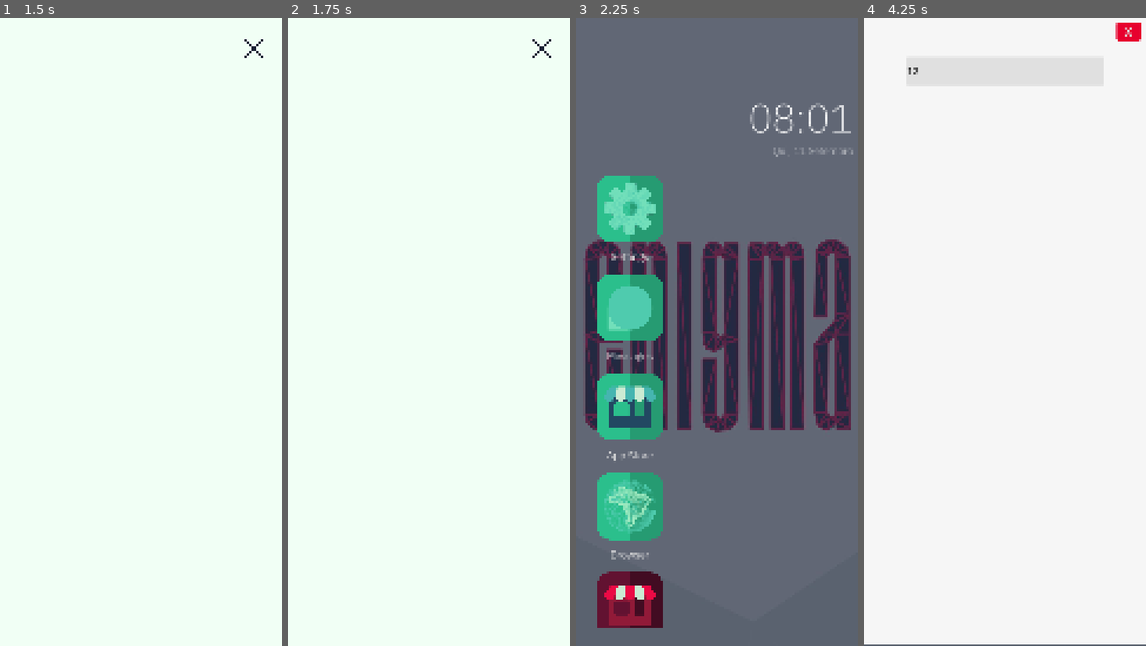
Above: before the commit, frames 1-4 (left to right).
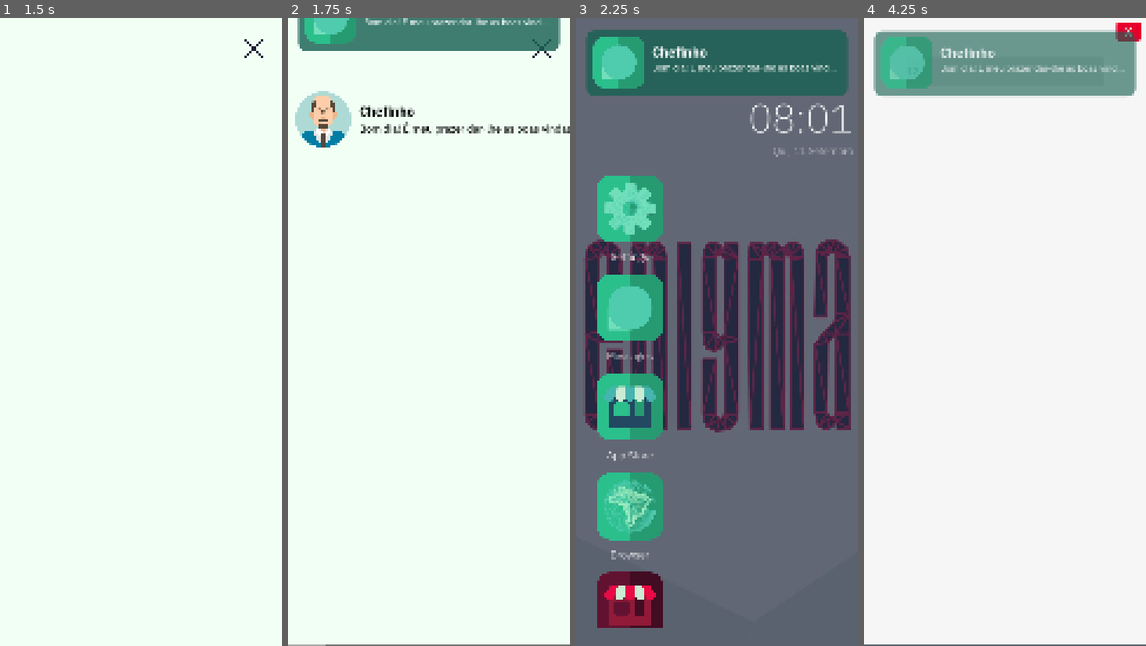
Above: after the commit, the same moments.

Repository: StudioENIGMA/ProjectENIGMA
Game: Godot game, scene res://scenes/main.tscn
Two runs of this game, one before a commit and one after it. Both use one fixed random seed, a clock stepped at 60 frames per second and the inputs below. The engine's default icon, where the game draws it, is replaced by a stand-in: a white triangle on a blue panel in a dark square.
Inputs (mouse positions are in pixels of both pictures, inside the frame that each line leads up to):
- Up to frame 1 (1.5 s): click "NEW GAME" at 0.5 s; click "Messages" at 1.25 s
- Up to frame 2 (1.75 s): no input
- Up to frame 3 (2.25 s): click (835, 49) at 2 s
- Up to frame 4 (4.25 s): click "App Store" at 2.75 s; click (1005, 68) at 3.52 s; type "12" at 3.6 s

Frame 1 is identical in both runs. In frame 2, 7.3% of the frame differs, in the area x 0-100%, y 0-100%; in frame 3, 9.7%; in frame 4, 9.7%, in the area x 3-97%, y 1-13%.
Error before the commit: Invalid access to property or key 'pressed' on a base object of type 'null instance'. (res://scripts/messages_app.gd:17)

Commit message:
[0.3.0] FEAT :: ANSWERS, NEXT MESSAGES, SYNCHRONIZATION
Modified code to support answers and next messages properly.

Body:
(+) Added proper message management to control.gd, with queues for messages, answers and next messages on hold.
(+) Organized message_instance.gd to better support answers and next messages.
(+) Introduced priority sorting, id management for all messages.

from: [0.2.0]

Diff:
--- a/data/message.tres
+++ /dev/null
@@ -1,15 +0,0 @@
-[gd_resource type="Resource" script_class="Message" load_steps=2 format=3 uid="uid://b0l2ori7kvj88"]
-
-[ext_resource type="Script" uid="uid://yb7fi4umfvih" path="res://scripts/control/message.gd" id="1_l2g4m"]
-
-[resource]
-script = ExtResource("1_l2g4m")
-day = 0
-priority = -1
-task_type = "daily"
-sender = "Chefinho"
-text = "Bom dia! É meu prazer dar-lhe as boas vindas ao nosso programa de Estágio. Enquanto você estiver trabalhando para a [Corporação ENIGMA ltda.], você terá acesso ao nosso telefone empresarial (este mesmo que você está usando agora!). Durante os próximos [nº_dias] dias eu lhe supervisionarei durante seu período probatório. Você deverá realizar diversas atividades para nossos setores, então aproveite para se familiarizar com nossa plataforma de mensagens."
-conditions = {
-"browser": true,
-"settings": true
-}
--- /dev/null
+++ b/data/messages/message.tres
@@ -0,0 +1,28 @@
+[gd_resource type="Resource" script_class="Message" load_steps=6 format=3 uid="uid://b0l2ori7kvj88"]
+
+[ext_resource type="Resource" uid="uid://tfir2xgrws4s" path="res://data/messages/test_answer_res.tres" id="1_yjeo1"]
+[ext_resource type="Resource" uid="uid://q6st0y7npdgw" path="res://data/messages/test_answer_res2.tres" id="2_v2emt"]
+[ext_resource type="Resource" uid="uid://dr6px060jqkgm" path="res://data/messages/test_answer_res3.tres" id="3_3p2ah"]
+[ext_resource type="Script" uid="uid://yb7fi4umfvih" path="res://scripts/control/message.gd" id="4_pep2v"]
+[ext_resource type="Resource" uid="uid://dxhqei7c0jwc3" path="res://data/messages/message2.tres" id="4_v2emt"]
+
+[resource]
+script = ExtResource("4_pep2v")
+day = 0
+id = 0
+priority = -100
+is_answer = false
+is_next = false
+task_type = "daily"
+sender = "Chefinho"
+text = "Bom dia! É meu prazer dar-lhe as boas vindas ao nosso programa de Estágio. Enquanto você estiver trabalhando para a [Corporação ENIGMA ltda.], você terá acesso ao nosso telefone empresarial (este mesmo que você está usando agora!). Durante os próximos [nº_dias] dias eu lhe supervisionarei durante seu período probatório. Você deverá realizar diversas atividades para nossos setores, então aproveite para se familiarizar com nossa plataforma de mensagens."
+conditions = Dictionary[String, bool]({
+"browser": true,
+"settings": true
+})
+answers = Dictionary[Resource, int]({
+ExtResource("1_yjeo1"): 0,
+ExtResource("2_v2emt"): 0,
+ExtResource("3_3p2ah"): 0
+})
+next_message = ExtResource("4_v2emt")
--- /dev/null
+++ b/data/messages/message2.tres
@@ -0,0 +1,26 @@
+[gd_resource type="Resource" script_class="Message" load_steps=5 format=3 uid="uid://dxhqei7c0jwc3"]
+
+[ext_resource type="Resource" uid="uid://tfir2xgrws4s" path="res://data/messages/test_answer_res.tres" id="1_57grr"]
+[ext_resource type="Resource" uid="uid://q6st0y7npdgw" path="res://data/messages/test_answer_res2.tres" id="2_na43i"]
+[ext_resource type="Resource" uid="uid://dr6px060jqkgm" path="res://data/messages/test_answer_res3.tres" id="3_qthe7"]
+[ext_resource type="Script" uid="uid://yb7fi4umfvih" path="res://scripts/control/message.gd" id="4_ihm1t"]
+
+[resource]
+script = ExtResource("4_ihm1t")
+day = 0
+id = 0
+priority = 0
+is_answer = false
+is_next = true
+task_type = "daily"
+sender = "Chefinho"
+text = "Mesangem 22222222222222222 akshfkasgfkasgkfhasgkfaskf"
+conditions = Dictionary[String, bool]({
+"browser": true,
+"settings": true
+})
+answers = Dictionary[Resource, int]({
+ExtResource("1_57grr"): 0,
+ExtResource("2_na43i"): 0,
+ExtResource("3_qthe7"): 0
+})
--- /dev/null
+++ b/data/messages/message3.tres
@@ -0,0 +1,16 @@
+[gd_resource type="Resource" script_class="Message" load_steps=2 format=3 uid="uid://7bgxgjil5vf7"]
+
+[ext_resource type="Script" uid="uid://yb7fi4umfvih" path="res://scripts/control/message.gd" id="4_ppjpa"]
+
+[resource]
+script = ExtResource("4_ppjpa")
+day = 0
+id = 0
+priority = 0
+is_answer = false
+is_next = true
+task_type = "daily"
+sender = "Chefinho"
+text = "resposta da resposta"
+conditions = Dictionary[String, bool]({})
+answers = Dictionary[Resource, int]({})
--- /dev/null
+++ b/data/messages/test_answer_res.tres
@@ -0,0 +1,15 @@
+[gd_resource type="Resource" script_class="Message" load_steps=2 format=3 uid="uid://tfir2xgrws4s"]
+
+[ext_resource type="Script" uid="uid://yb7fi4umfvih" path="res://scripts/control/message.gd" id="1_vno6r"]
+
+[resource]
+script = ExtResource("1_vno6r")
+day = 0
+id = 0
+priority = -1
+is_answer = true
+task_type = "daily"
+sender = "Chefinho"
+text = "Test Answer"
+conditions = Dictionary[String, bool]({})
+answers = Dictionary[Resource, int]({})
--- /dev/null
+++ b/data/messages/test_answer_res2.tres
@@ -0,0 +1,15 @@
+[gd_resource type="Resource" script_class="Message" load_steps=2 format=3 uid="uid://q6st0y7npdgw"]
+
+[ext_resource type="Script" uid="uid://yb7fi4umfvih" path="res://scripts/control/message.gd" id="1_te6n2"]
+
+[resource]
+script = ExtResource("1_te6n2")
+day = 0
+id = 0
+priority = -1
+is_answer = true
+task_type = "daily"
+sender = "Chefinho"
+text = "Second Test Answer"
+conditions = Dictionary[String, bool]({})
+answers = Dictionary[Resource, int]({})
--- /dev/null
+++ b/data/messages/test_answer_res3.tres
@@ -0,0 +1,18 @@
+[gd_resource type="Resource" script_class="Message" load_steps=3 format=3 uid="uid://dr6px060jqkgm"]
+
+[ext_resource type="Resource" uid="uid://7bgxgjil5vf7" path="res://data/messages/message3.tres" id="1_c0fkq"]
+[ext_resource type="Script" uid="uid://yb7fi4umfvih" path="res://scripts/control/message.gd" id="1_kh4ht"]
+
+[resource]
+script = ExtResource("1_kh4ht")
+day = 0
+id = 0
+priority = -1
+is_answer = true
+is_next = false
+task_type = "daily"
+sender = "Chefinho"
+text = "The ultimate mega ultra super hiper test answer"
+conditions = Dictionary[String, bool]({})
+answers = Dictionary[Resource, int]({})
+next_message = ExtResource("1_c0fkq")
--- a/scenes/game_screen.tscn
+++ b/scenes/game_screen.tscn
@@ -1,10 +1,11 @@
-[gd_scene load_steps=19 format=3 uid="uid://t733xktji2q8"]
+[gd_scene load_steps=21 format=3 uid="uid://t733xktji2q8"]
 
 [ext_resource type="Texture2D" uid="uid://dbmhpb8fx6ss2" path="res://assets/background.jpeg" id="1_3a7ej"]
 [ext_resource type="AudioStream" uid="uid://c1kcm17tyunq0" path="res://assets/sounds/ost/[OLD]enigma_bg_ost_r1_2025-06-16.wav" id="2_bd51b"]
 [ext_resource type="Script" uid="uid://c1phcbtnjj5tm" path="res://scripts/control.gd" id="3_oknyi"]
 [ext_resource type="PackedScene" uid="uid://5qfjsihyrf6e" path="res://scenes/messages_app.tscn" id="4_7em7s"]
-[ext_resource type="Resource" uid="uid://b0l2ori7kvj88" path="res://data/message.tres" id="4_oknyi"]
+[ext_resource type="Resource" uid="uid://b0l2ori7kvj88" path="res://data/messages/message.tres" id="4_oknyi"]
+[ext_resource type="Script" uid="uid://yb7fi4umfvih" path="res://scripts/control/message.gd" id="4_x5x4e"]
 [ext_resource type="PackedScene" uid="uid://c2pee1p02e7tm" path="res://scenes/both_shops.tscn" id="5_x5x4e"]
 [ext_resource type="Theme" uid="uid://dumg8l48etp41" path="res://assets/themes/test_theme.tres" id="6_h0j4g"]
 [ext_resource type="Texture2D" uid="uid://clmd7chum00ms" path="res://assets/icons/settings.png" id="7_87fqc"]
@@ -39,7 +40,7 @@
 offset_bottom = 40.0
 mouse_filter = 2
 script = ExtResource("3_oknyi")
-messages = Array[Resource]([ExtResource("4_oknyi")])
+messages = Array[ExtResource("4_x5x4e")]([ExtResource("4_oknyi")])
 message_holder = NodePath("MessageHolder")
 settings_instance = NodePath("ScrollContainer/VBoxContainer/SettingsButton")
 browser_instance = NodePath("ScrollContainer/VBoxContainer/BrowserButton")
@@ -58,6 +59,7 @@
 
 [node name="fake_shop_app" parent="Control/Apps" instance=ExtResource("5_x5x4e")]
 visible = false
+is_fake = true
 
 [node name="ScrollContainer" type="ScrollContainer" parent="Control"]
 layout_mode = 0
--- a/scenes/messages_chat.tscn
+++ b/scenes/messages_chat.tscn
@@ -40,5 +40,4 @@
 theme_override_fonts/font = ExtResource("2_s3mx7")
 theme_override_font_sizes/font_size = 60
 theme_override_styles/normal = SubResource("StyleBoxFlat_qqu0a")
-icon = ExtResource("2_ipib6")
 flat = true
--- a/scripts/control.gd
+++ b/scripts/control.gd
@@ -1,6 +1,8 @@
 extends Control
 
-@export var messages : Array[Resource] = []
+class_name Controller
+
+@export var messages : Array[Message] = []
 @export var message_holder : Node
 
 @export var settings_instance : Node
@@ -8,55 +10,85 @@
 @export var mail_instance : Node
 @export var fake_store_instance : Node
 
+var messages_to_instance : Array[Message] = []
+var answers_to_instance : Array[Message] = []
+var messages_waiting_answers : Dictionary[Message, Array] = {}
+
+var message_delay_timer : Timer
+
 func day_zero() -> void:
 	pass
 
 # Called when the node enters the scene tree for the first time.
 func _ready() -> void:
+	EventBus.message_answered.connect(process_waiting_messages)
 
 	var timer =	$"../Timer"
+	timer.wait_time = GameData.data.max_game_time
 	timer.start()
+
+	message_delay_timer = Timer.new()
+	message_delay_timer.one_shot = false
+	message_delay_timer.wait_time = 1.0
+	self.add_child(message_delay_timer)
+	message_delay_timer.timeout.connect(process_messages)
+	message_delay_timer.start()
 
 	print(timer.get_time_left())
 
-	# EventBus.send_message.emit("Chefinho", "seja bem vindo a empresa enigma, uau!", 0)
-	# EventBus.send_notification.emit("seja bem vindo a empresa enigma, uau!", "Chefinho")
+	for message in messages:
+		if message.day == GameData.data.current_day and not message.is_answer and not message.is_next:
+			messages_to_instance.append(message)
+		pass
 
-	# await get_tree().create_timer(3).timeout
-	# EventBus.send_message.emit("Jorge", "olá, baixa esse loja de vagabundo ai!", 1)
-	# EventBus.send_notification.emit("olá, baixa esse loja de vagabundo ai!", "Jorge")
-	# send_test_message("Jorge", "olá, baixa esse loja de vagabundo ai!", "olá, baixa esse loja de vagabundo ai!", 1, 3)
-
-
-	# await get_tree().create_timer(3).timeout
-	# EventBus.send_message.emit("Chefinho", "testee", 2)
-	# EventBus.send_notification.emit("testee", "Chefinho")
-	# send_test_message("Chefino", "testee", "testee", 2, 3)
-
-	# var message_file = FileAccess.open("res://data/messages.json", FileAccess.READ)
-	# var message = message_file.get_as_text()
-	# message_file.close()
-
-	# var message_json = JSON.new()
-	# var data = message_json.parse(message)
-
-	for message in messages:
-		if message.day == GameData.data.current_day:
-			var new_message_instance = load("res://scripts/control/message_instance.gd").new()
-			new_message_instance.message = message
-			new_message_instance.settings_instance = settings_instance
-			new_message_instance.browser_instance = browser_instance
-			new_message_instance.mail_instance = mail_instance
-			new_message_instance.fake_store_instance = fake_store_instance
-			message_holder.add_child(new_message_instance)
-		pass
+	messages_to_instance.sort_custom(custom_sort_messages)
 
 
 # Called every frame. 'delta' is the elapsed time since the previous frame.
-func _process(delta: float) -> void:
+func _process(_delta: float) -> void:
+	if answers_to_instance.size() == 0:
+		return
+
+	var new_answer_instance = load("res://scripts/control/message_instance.gd").new()
+	new_answer_instance.control_instance = self
+	new_answer_instance.message = answers_to_instance.pop_front()
+	message_holder.add_child(new_answer_instance)
+	# process_messages()
+
+
+func process_messages():
+	# await get_tree().create_timer(1.0).timeout
+	if messages_to_instance.size() == 0:
+		return
+
+	var new_message_instance = load("res://scripts/control/message_instance.gd").new()
+	new_message_instance.control_instance = self
+	new_message_instance.message = messages_to_instance.pop_front()
+	message_holder.add_child(new_message_instance)
+
+
+func process_waiting_messages(id : int):
+	for message in messages_waiting_answers.keys():
+		if messages_waiting_answers[message].has(id):
+			add_message_to_send(message)
+
 	pass
 
-func send_test_message(sender : String, message : String, notification : String, time : int, timer_time : int):
-	await get_tree().create_timer(timer_time).timeout
-	EventBus.send_message.emit(sender, message, time)
-	EventBus.send_notification.emit(notification, sender)
+
+func add_message_to_send(message: Message) -> void:
+	messages_to_instance.append(message)
+	messages_to_instance.sort_custom(custom_sort_messages)
+
+func add_answers_to_send(message: Message) -> void:
+	answers_to_instance.append(message)
+	# answers_to_instance.sort_custom(custom_sort_messages)
+
+
+func add_message_to_waiting(message: Message, ids: Array[int]) -> void:
+	messages_waiting_answers[message] = ids
+
+
+func custom_sort_messages(a, b) -> bool:
+	if a.priority < b.priority:
+		return true
+	return false
--- a/scripts/control/message.gd
+++ b/scripts/control/message.gd
@@ -7,14 +7,17 @@
 # Each message is then instantiated and added to the scene tree, where they will constantly check if they should be sent.
 
 @export var day : int
-
+@export var id : int
 ## Priority of the message.
 ## Negative values indicate that the message should be sent immediately. The lower the value, the higher the priority.
 ## Zero values messages are sent immediately after -1 priority values.
 ## Positive values indicate that the message should be sent after a random delay. Higher values indicate a larger amplitude of random values. Values are normalized to the maximum amplitude defined by GameData.
-@export var priority : int
-
-@export var task_type : String
-@export var sender : String
-@export var text : String
-@export var conditions : Dictionary = {}
+@export var priority     : int
+@export var is_answer    : bool
+@export var is_next      : bool
+@export var task_type    : String
+@export var sender       : String
+@export var text         : String
+@export var conditions   : Dictionary[String, bool] = {}
+@export var answers      : Dictionary[Resource, int] = {}
+@export var next_message : Message
--- a/scripts/control/message_instance.gd
+++ b/scripts/control/message_instance.gd
@@ -1,20 +1,13 @@
 extends Node
 
-var message : Resource
-
-var settings_instance : Node
-var browser_instance : Node
-var mail_instance : Node
-var fake_store_instance : Node
+var message : Message
+var control_instance : Controller
 
 var random_send_amplitude_max : float = 10.0
-
-var timer : Timer
-
 var block_process : bool = false
 
 func _ready():
-	# random_send_amplitude_max = GameData.data.random_send_amplitude_max
+	random_send_amplitude_max = GameData.data.random_send_amplitude_max
 
 	if not check_conditions():
 		pass
@@ -22,11 +15,8 @@
 		send_message()
 		block_process = true
 	else:
-		timer = Timer.new()
-		timer.wait_time = randf_range(1.0, random_send_amplitude_max)
-		timer.connect("timeout", send_message)
-		add_child(timer)
-		timer.start()
+		var message_time = randf_range(control_instance.timer.wait_time - control_instance.timer.time_left, random_send_amplitude_max)
+		send_message(message_time)
 		block_process = true
 
 
@@ -43,27 +33,69 @@
 	elif message.priority <= 0:
 		send_message()
 		block_process = true
+	else:
+		var message_time = randf_range(control_instance.timer.wait_time - control_instance.timer.time_left, random_send_amplitude_max)
+		send_message(message_time)
+		block_process = true
 
 
-func send_message(time : int = 0):
-	EventBus.send_message.emit(message.sender, message.text, time)
-	EventBus.send_notification.emit(message.sender, message.text)
-	self.queue_free()
+func send_message(time : int = -1):
+	print(message.text)
+	if message.is_answer:
+		# print(message.text, " ", message.sender, " ", message.id)
+		EventBus.answer_option.emit(message.sender, message.text, message.text, 1000, time, message.id)
+	else:
+		EventBus.receive_message.emit(message.sender, message.text, time)
+		EventBus.send_notification.emit("messages", message.text, message.sender, time)
+
+	await get_tree().create_timer(0.1).timeout
+
+	add_depedencies_to_queue()
+
+	# self.queue_free()
+
+func add_depedencies_to_queue():
+	var has_answerables : bool = not message.answers.is_empty()
+	var answer_ids : Array[int] = []
+
+	if has_answerables:
+		for answer in message.answers:
+			var uid = ResourceUID.create_id()
+			ResourceUID.add_id(uid, answer.resource_path)
+			answer.id = uid
+			message.answers[answer] = uid
+			answer_ids.push_back(uid)
+			answer.priority = message.priority
+			control_instance.add_answers_to_send(answer)
+
+	if message.next_message != null:
+		message.next_message.priority = message.priority
+
+		if has_answerables:
+			control_instance.add_message_to_waiting(message.next_message, answer_ids)
+		elif message.is_answer:
+			message.next_message.priority = -1000
+			control_instance.add_message_to_waiting(message.next_message, [message.id])
+		else:
+			control_instance.add_message_to_send(message.next_message)
 
 
 func check_conditions() -> bool:
 	var result : int = 0
 
-	if message.conditions.has("settings") and settings_instance.visible == message.conditions["settings"]:
+	if message.conditions.has("settings") and GameData.data.has_settings == message.conditions["settings"]:
 		result += 1
 
-	if message.conditions.has("browser") and browser_instance.visible == message.conditions["browser"]:
+	if message.conditions.has("browser") and GameData.data.has_browser == message.conditions["browser"]:
 		result += 1
 
-	if message.conditions.has("mail") and mail_instance.visible == message.conditions["mail"]:
+	if message.conditions.has("mail") and GameData.data.has_mail == message.conditions["mail"]:
 		result += 1
 
-	if message.conditions.has("fake_store") and fake_store_instance.visible == message.conditions["fake_store"]:
+	if message.conditions.has("fake_store") and GameData.data.has_fake_store == message.conditions["fake_store"]:
+		result += 1
+
+	if message.conditions.has("store") and GameData.data.has_store == message.conditions["store"]:
 		result += 1
 
 	return result == message.conditions.size()
--- a/scripts/singletons/game_data.gd
+++ b/scripts/singletons/game_data.gd
@@ -8,13 +8,19 @@
 	"current_day": 0,
   	"reputation_points": 0,
    	"random_send_amplitude_max" : 480,
+    "max_game_time" : 600,
   	"virus_info": {
 	"has_virus": false,
 	"viruses_quantity" : 0,
 	"virus_time": 0
   	},
   	"OS_version": "0",
-  	"passwords": {}
+  	"passwords": {},
+  	"has_store": true,
+   	"has_fake_store": true,
+    "has_browser": true,
+    "has_mail": true,
+    "has_settings": true
 }
 
 func load_game() -> void:
Not shown: 1 places in scenes/game_screen.tscn that only renumber resources
Not shown, added: scripts/utils/messages_control.gd.uid
